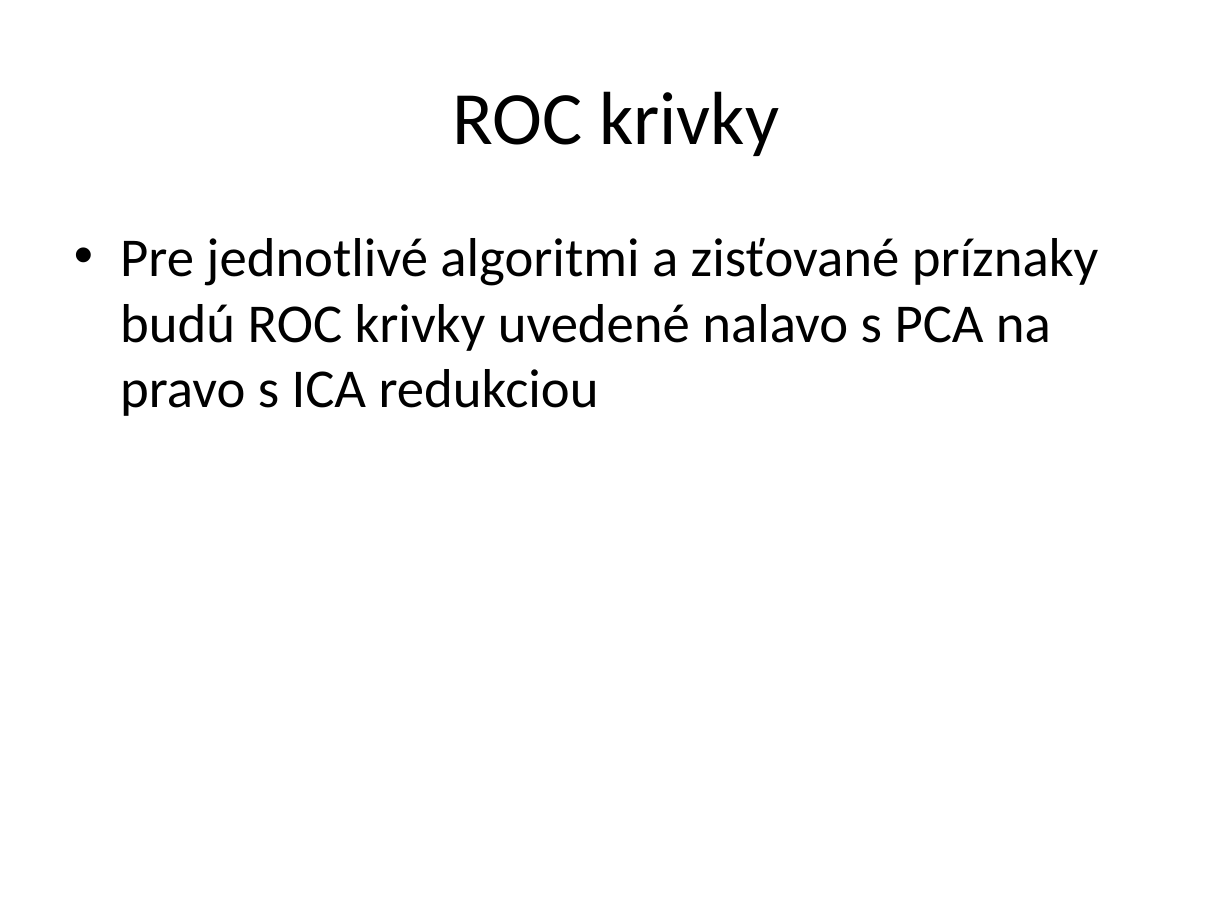
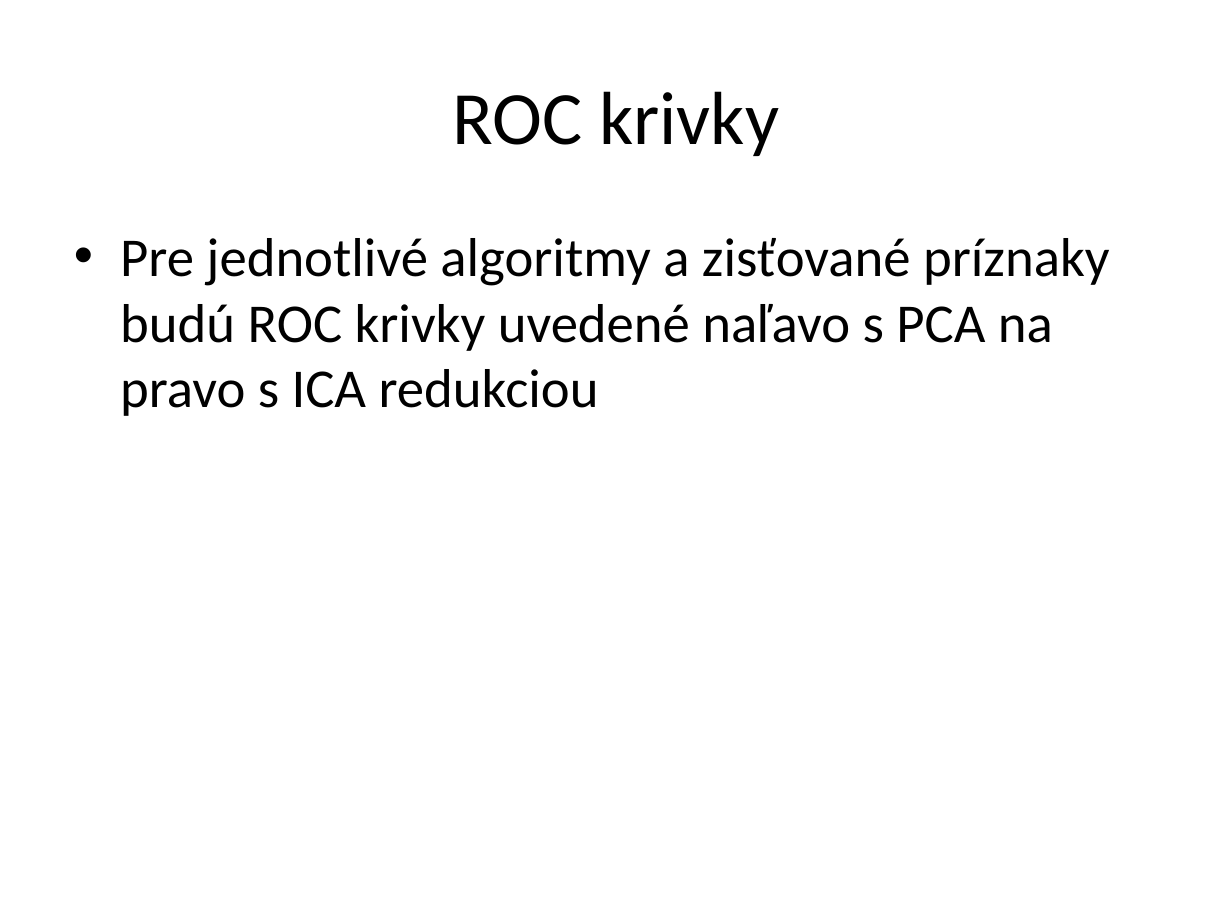
Before and after one commit to misop/ro, a slide deck: slide 8 of prezentacia.pptx (slide 6 before the commit). Drawn at 1232x924 pixels with LibreOffice and Linux fonts; fonts in the diff are those of the drawing. Boxes give left, top, right and bottom in pixels: in the first picture for what was removed or moved away, otherwise in the second. Text is boxed around its words. In the diff, an @@ line names an element or a change of style, - is before the commit and + after.

```diff
--- a/prezentacia.pptx
+++ b/prezentacia.pptx
@@ text at [120, 238, 1110, 416]: text changed @@
-• Pre jednotlivé algoritmi a zisťované príznaky budú ROC krivky uvedené nalavo s PCA na pravo s ICA redukciou
+• Pre jednotlivé algoritmy a zisťované príznaky budú ROC krivky uvedené naľavo s PCA na pravo s ICA redukciou
```
Also in this commit, not shown: 7 other slides changed, 2 slides added, 7 other files.
